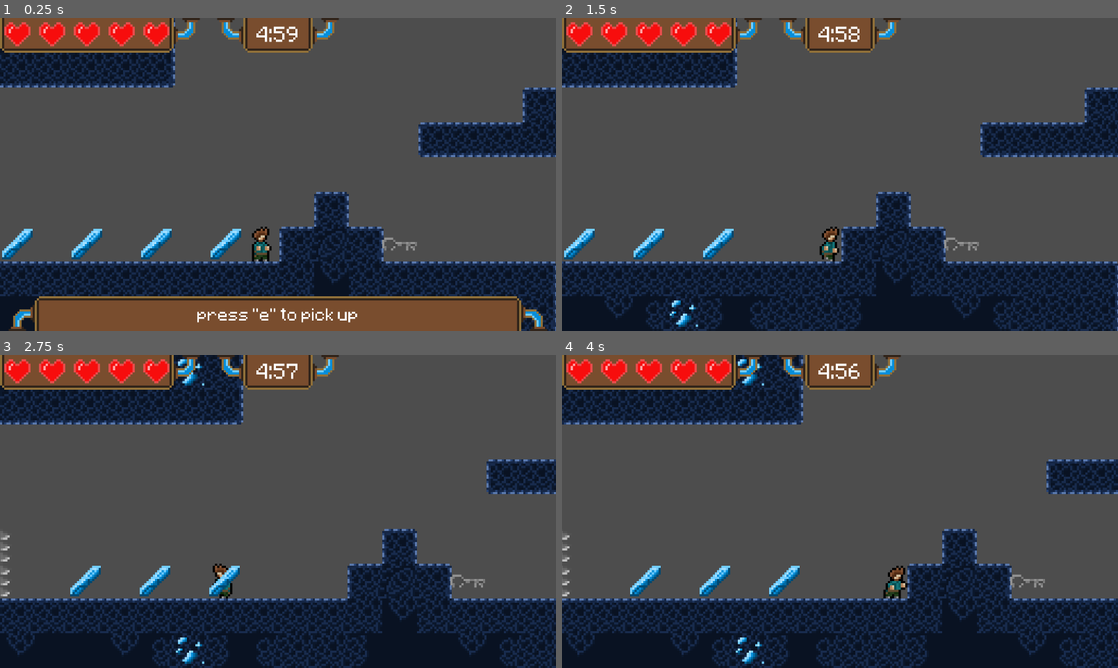
Above: before the commit, frames 1-4 (two rows, left to right).
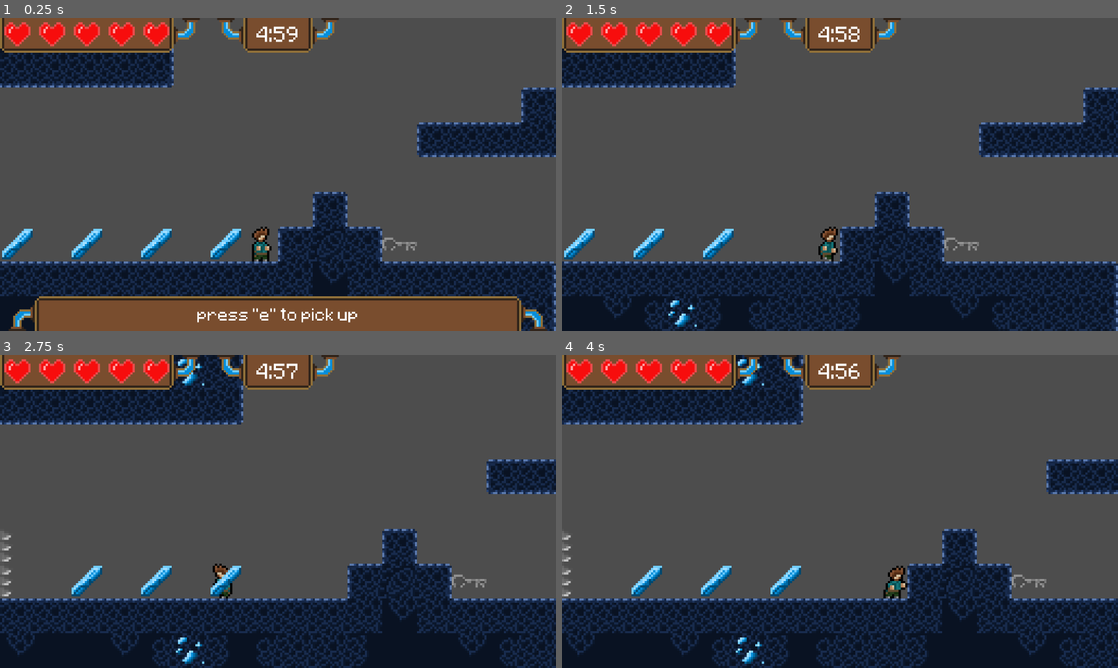
Above: after the commit, the same moments.

Repository: Soul-twan/informatica-eindproject
Game: Godot game, scene res://scene.tscn
Same seed, same stepped clock (60 frames per second), same inputs: the game is played once before the commit and once after it.
Inputs:
- Up to frame 1 (0.25 s): no input
- Up to frame 2 (1.5 s): tap E at 0.5 s; hold Right (ui_right) from 0.53 s (still down); tap Up (ui_up) at 0.77 s
- Up to frame 3 (2.75 s): tap Up (ui_up) at 1.52 s; release Right (ui_right) at 2.03 s; hold Left (ui_left) from 2.03 s (still down)
- Up to frame 4 (4 s): release Left (ui_left) at 2.78 s; hold Right (ui_right) from 2.78 s (still down); tap Up (ui_up) at 3.02, 3.77 s

The runs differ from the first frame. In frame 1, 5.6% of the frame differs, in the area x 0-100%, y 0-100%; in frame 2, 7.4%; in frame 3, 0.6%; in frame 4, 0.6%.

Commit message:
Darker scaffolding and spike collision changes

Diff:
--- a/scene.tscn
+++ b/scene.tscn
@@ -1270,7 +1270,6 @@
 0:1/0 = 0
 0:1/0/physics_layer_0/polygon_0/points = PackedVector2Array(-8, -8, 8, -8, 8, 8, -8, 8)
 1:1/0 = 0
-1:1/0/physics_layer_0/polygon_0/points = PackedVector2Array(-8, -8, 8, -8, 8, 8, -8, 8)
 2:1/0 = 0
 2:1/0/physics_layer_0/polygon_0/points = PackedVector2Array(-8, -8, 8, -8, 8, 8, -8, 8)
 0:2/0 = 0
@@ -1312,7 +1311,6 @@
 0:1/0 = 0
 0:1/0/physics_layer_0/polygon_0/points = PackedVector2Array(-8, -8, 8, -8, 8, 8, -8, 8)
 1:1/0 = 0
-1:1/0/physics_layer_0/polygon_0/points = PackedVector2Array(-8, -8, 8, -8, 8, 8, -8, 8)
 2:1/0 = 0
 2:1/0/physics_layer_0/polygon_0/points = PackedVector2Array(-8, -8, 8, -8, 8, 8, -8, 8)
 0:2/0 = 0
@@ -1466,7 +1464,7 @@
 [sub_resource type="TileSetAtlasSource" id="TileSetAtlasSource_ni31j"]
 texture = ExtResource("7_ni31j")
 0:0/0 = 0
-0:0/0/physics_layer_0/polygon_0/points = PackedVector2Array(-7, 2, 7, 2, 7, 8, -7, 8)
+0:0/0/physics_layer_0/polygon_0/points = PackedVector2Array(-7.75, 2, 7.75, 2, 7.75, 8, -7.75, 8)
 2:0/0 = 0
 2:0/0/physics_layer_0/polygon_0/points = PackedVector2Array(-7, 8, -7, 2, 7, 2, 7, 8, -7, 8)
 1:0/0 = 0
@@ -1500,7 +1498,6 @@
 height = 82.399994
 
 [node name="Scene" type="Node2D" unique_id=197350044]
-position = Vector2(1, 0)
 script = ExtResource("1_u3cyc")
 
 [node name="Player" type="CharacterBody2D" parent="." unique_id=228986726]
@@ -1535,7 +1532,6 @@
 [node name="Environment" type="TileMapLayer" parent="." unique_id=1055878315]
 z_index = -1
 texture_filter = 1
-position = Vector2(2.9999998, 0)
 scale = Vector2(5, 5)
 tile_map_data = PackedByteArray("AAABAAcAAAABAAAAAAACAAcAAAABAAAAAAADAAcAAAABAAAAAAAEAAcAAAABAAAAAAAFAAcAAAABAAAAAAAGAA …(17184 unchanged characters)…
 tile_set = SubResource("TileSet_3253y")
Binary file changed: Environment/scaffolding.png
